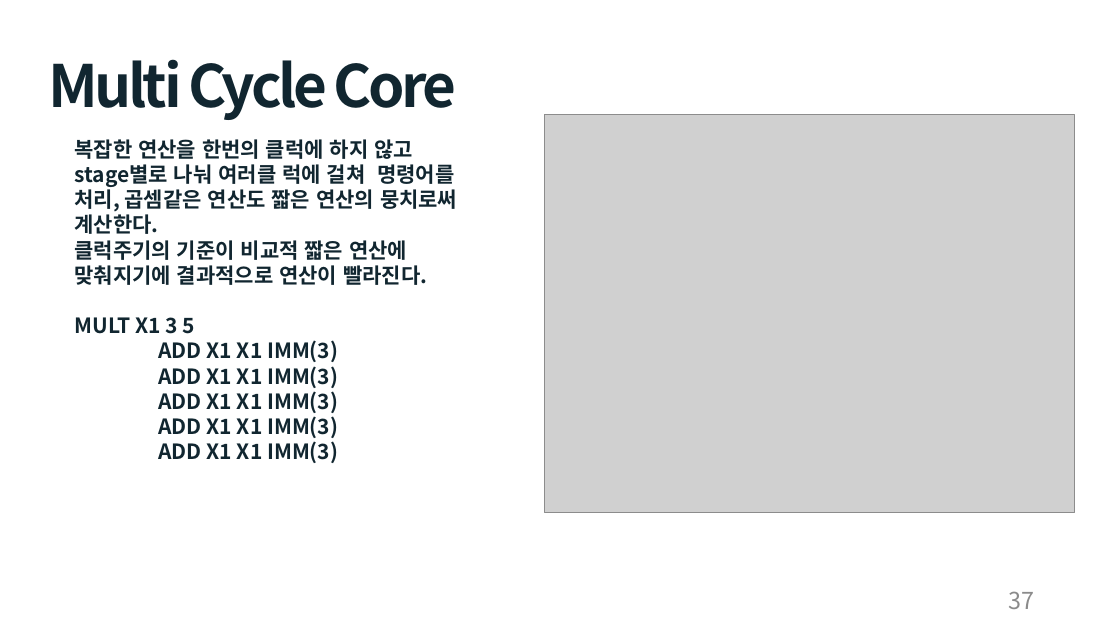
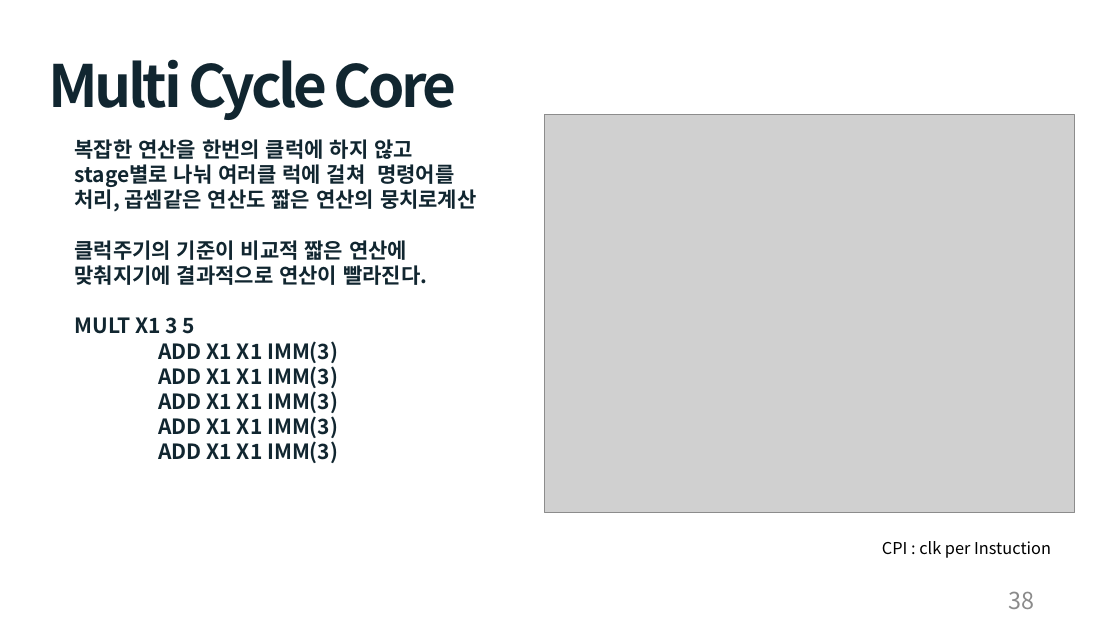
Before and after one commit to cong2738/my_RISC-V, a slide deck: slide 38 of Single Cycle RISC-V 발표_박호윤.pptx (slide 37 before the commit). Drawn at 1120x630 pixels with LibreOffice and Linux fonts; fonts in the diff are those of the drawing; grey boxes stand for pictures. Boxes give left, top, right and bottom in pixels: in the first picture for what was removed or moved away, otherwise in the second. Text is boxed around its words. In the diff, an @@ line names an element or a change of style, - is before the commit and + after.

```diff
--- a/Single Cycle RISC-V 발표_박호윤.pptx
+++ b/Single Cycle RISC-V 발표_박호윤.pptx
@@ text at <box>74,186,477,211</box>: text changed @@
-처리, 곱셈같은 연산도 짧은 연산의 뭉치로써
-계산한다.
+처리, 곱셈같은 연산도 짧은 연산의 뭉치로계산
@@ text added at <box>882,541,1051,558</box>, 14 pt, text #000000 @@
+CPI : clk per Instuction
@@ page number at <box>1008,591,1034,609</box>: text changed @@
-37
+38
```
Also in this commit, not shown: 23 other slides changed, 3 slides added, 2 slides removed.
